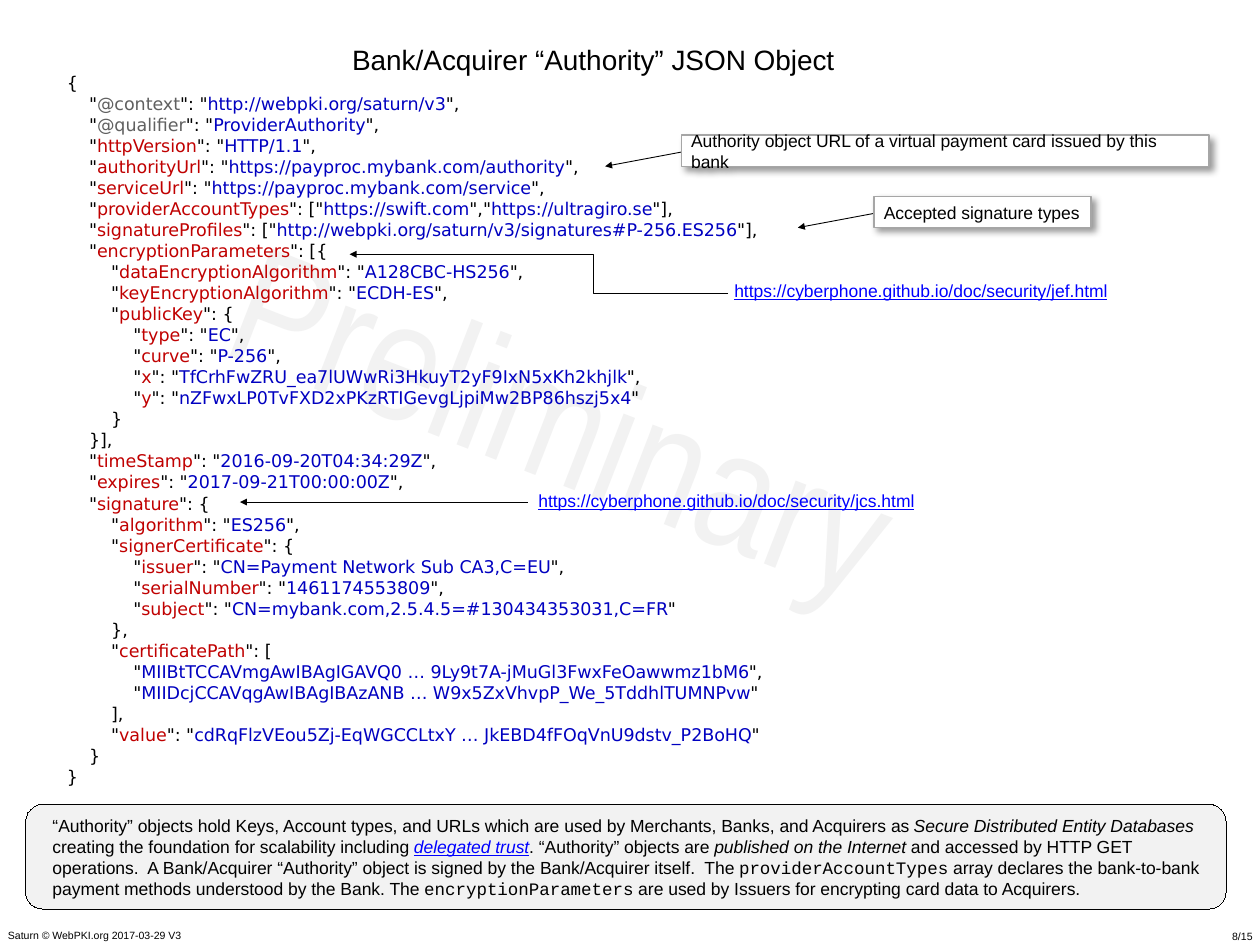
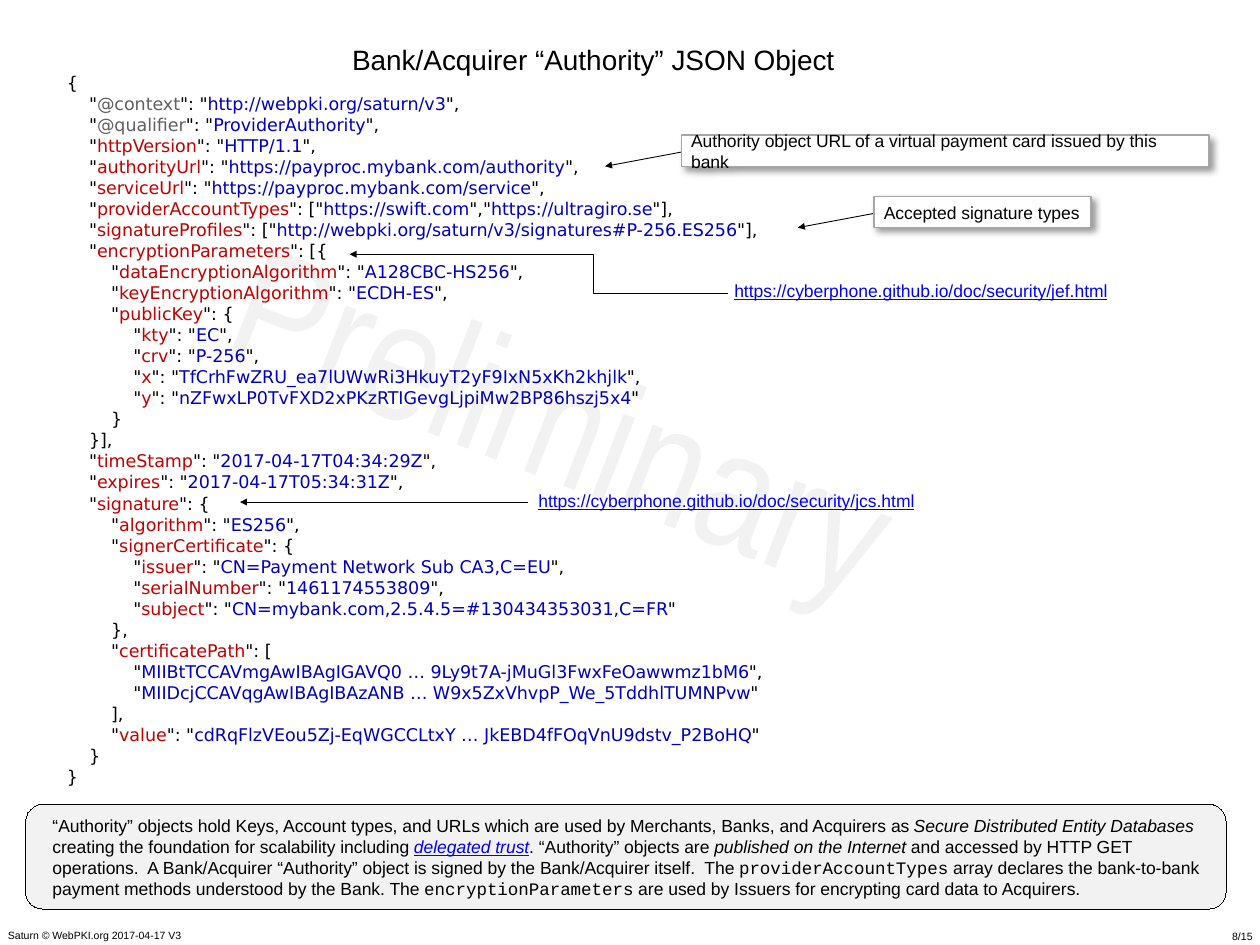
Before and after one commit to cyberphone/doc, a slide deck: slide 8 of saturn/saturn-v3-presentation.pptx. Drawn at 1260x945 pixels with LibreOffice and Linux fonts; fonts in the diff are those of the drawing. Boxes give left, top, right and bottom in pixels: in the first picture for what was removed or moved away, otherwise in the second. Text is boxed around its words. In the diff, an @@ line names an element or a change of style, - is before the commit and + after.

Commit message:
JWK in Saturn presentation

```diff
--- a/saturn/saturn-v3-presentation.pptx
+++ b/saturn/saturn-v3-presentation.pptx
@@ text at [89, 222, 763, 745]: text changed @@
-"signatureProfiles": ["http://webpki.org/saturn/v3/signatures#P-256.ES256"],
-"encryptionParameters": [{
-"dataEncryptionAlgorithm": "A128CBC-HS256",
-"keyEncryptionAlgorithm": "ECDH-ES",
-"publicKey": {
-"type": "EC",
-"curve": "P-256",
-"x": "TfCrhFwZRU_ea7lUWwRi3HkuyT2yF9IxN5xKh2khjlk",
-"y": "nZFwxLP0TvFXD2xPKzRTIGevgLjpiMw2BP86hszj5x4"
-}
-}],
-"timeStamp": "2016-09-20T04:34:29Z",
-"expires": "2017-09-21T00:00:00Z",
-"signature": {
-"algorithm": "ES256",
-"signerCertificate": {
-"issuer": "CN=Payment Network Sub CA3,C=EU",
-"serialNumber": "1461174553809",
-"subject": "CN=mybank.com,2.5.4.5=#130434353031,C=FR"
-},
-"certificatePath": [
-"MIIBtTCCAVmgAwIBAgIGAVQ0 … 9Ly9t7A-jMuGl3FwxFeOawwmz1bM6",
-"MIIDcjCCAVqgAwIBAgIBAzANB … W9x5ZxVhvpP_We_5TddhlTUMNPvw"
-],
-"value": "cdRqFlzVEou5Zj-EqWGCCLtxY … JkEBD4fFOqVnU9dstv_P2BoHQ"
-}
-}
+"signatureProfiles": ["http://webpki.org/saturn/v3/signatures#P-256.ES256"],
+"encryptionParameters": [{
+"dataEncryptionAlgorithm": "A128CBC-HS256",
+"keyEncryptionAlgorithm": "ECDH-ES",
+"publicKey": {
+"kty": "EC",
+"crv": "P-256",
+"x": "TfCrhFwZRU_ea7lUWwRi3HkuyT2yF9IxN5xKh2khjlk",
+"y": "nZFwxLP0TvFXD2xPKzRTIGevgLjpiMw2BP86hszj5x4"
+}
+}],
+"timeStamp": "2017-04-17T04:34:29Z",
+"expires": "2017-04-17T05:34:31Z",
+"signature": {
+"algorithm": "ES256",
+"signerCertificate": {
+"issuer": "CN=Payment Network Sub CA3,C=EU",
+"serialNumber": "1461174553809",
+"subject": "CN=mybank.com,2.5.4.5=#130434353031,C=FR"
+},
+"certificatePath": [
+"MIIBtTCCAVmgAwIBAgIGAVQ0 … 9Ly9t7A-jMuGl3FwxFeOawwmz1bM6",
+"MIIDcjCCAVqgAwIBAgIBAzANB … W9x5ZxVhvpP_We_5TddhlTUMNPvw"
+],
+"value": "cdRqFlzVEou5Zj-EqWGCCLtxY … JkEBD4fFOqVnU9dstv_P2BoHQ"
+}
+}
@@ text at [8, 931, 181, 941]: text changed @@
-Saturn © WebPKI.org 2017-03-29 V3
+Saturn © WebPKI.org 2017-04-17 V3
```
Also in this commit, not shown: 14 other slides changed, 1 other file.
